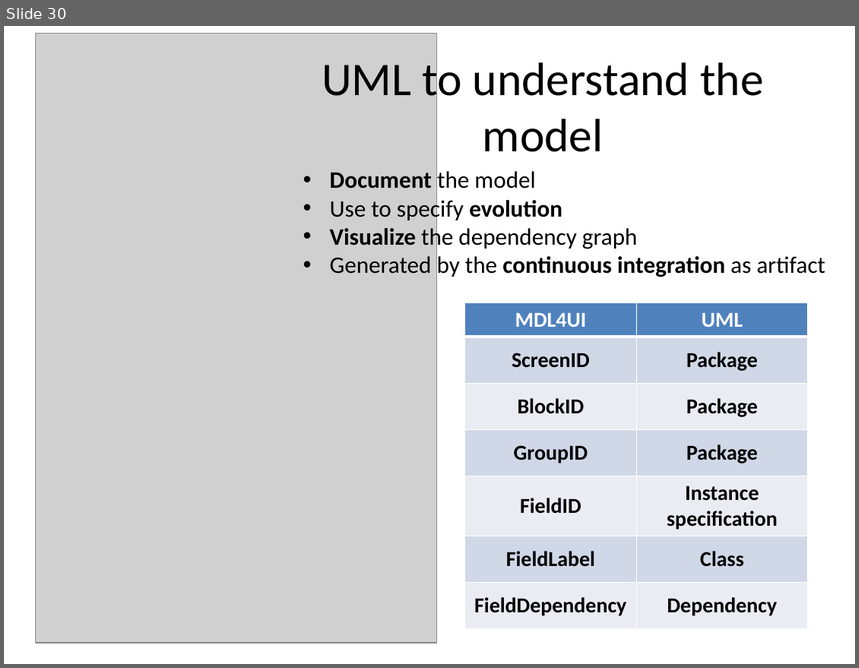
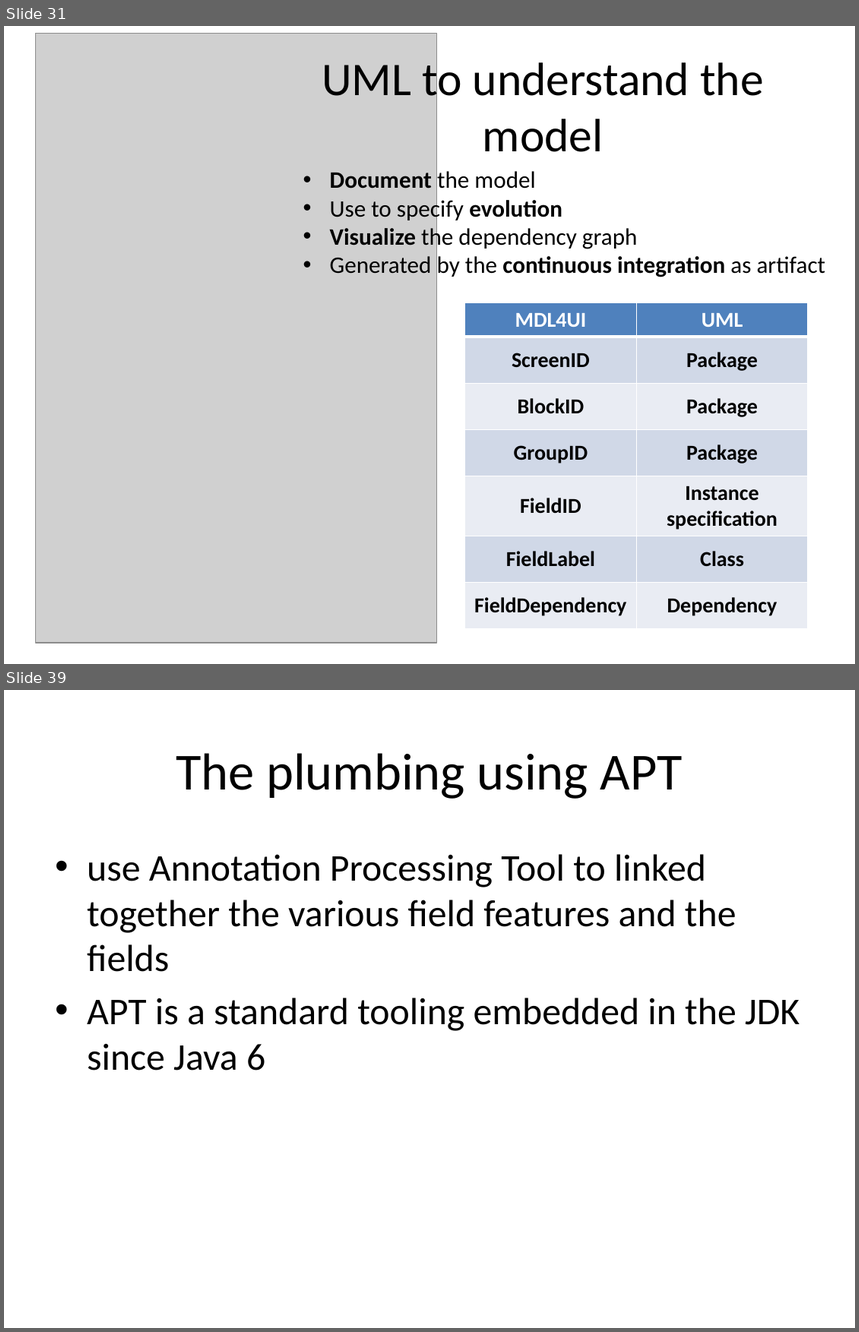
Before and after one commit to lesfurets/mdl4ui, a slide deck: mdl4ui-docs/mdl4ui_cg2013.pptx. Shown one above the other, each under a label of ours: slide 30 before the commit, slides 31 and 39 after it; the slides between them are not shown. The pictures are 859x668 and 859x1332 pixels, drawn with LibreOffice and Linux fonts; fonts in the diff are those of the drawing; grey boxes stand for pictures. Boxes give left, top, right and bottom in pixels: in the first picture for what was removed or moved away, otherwise in the second. Text is boxed around its words. In the diff, an @@ line names an element or a change of style, - is before the commit and + after.

Commit message:
added features API slides

```diff
--- a/mdl4ui-docs/mdl4ui_cg2013.pptx
+++ b/mdl4ui-docs/mdl4ui_cg2013.pptx
@@ slide 39 added at <box>4,690,855,1328</box>, background #FFFFFF @@
@@ title added at <box>176,753,682,799</box>, 44 pt, text #000000 @@
+The plumbing using APT
@@ text added at <box>87,854,800,1071</box>, 32 pt, text #000000 @@
+• use Annotation Processing Tool to linked together the various field features and the fields
+• APT is a standard tooling embedded in the JDK since Java 6
@@ what was slide 30 is now slide 31 @@
```
Also in this commit, not shown: 6 slides changed, 8 other slides added, 1 slide removed.
